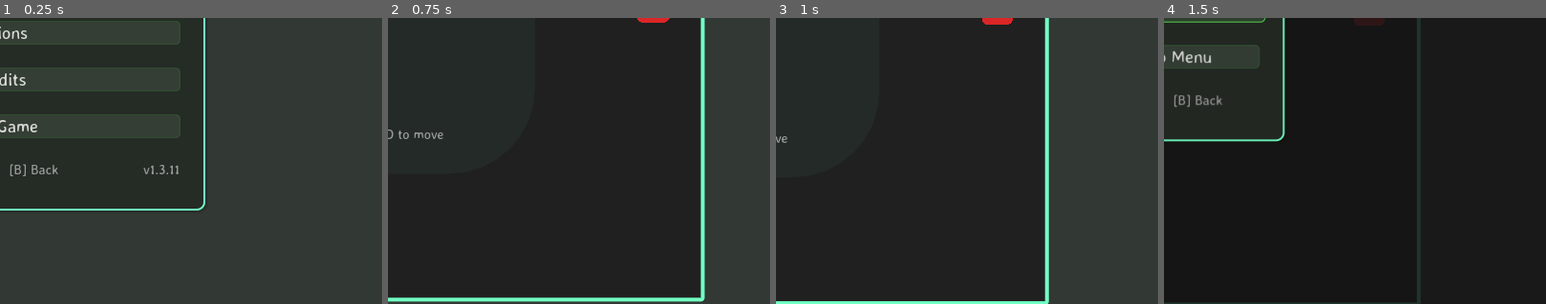
Above: before the commit, frames 1-4 (left to right).
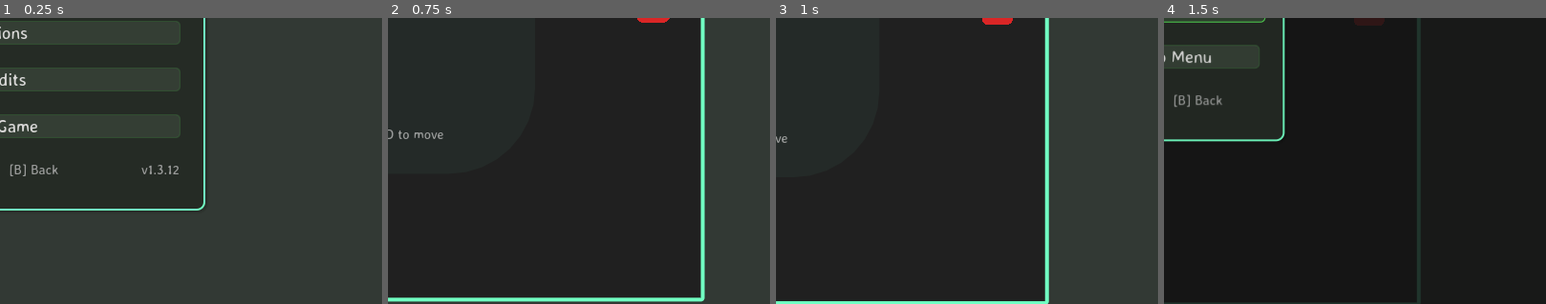
Above: after the commit, the same moments.

Repository: bluehexagons/snake2d
Game: Godot game, scene res://scenes/main/main.tscn
The game is run twice, just before and just after one commit, with the same random seed, the same clock (stepped at 60 frames per second) and the same inputs.
Inputs (mouse positions are % of the whole screen's width and height, from its top left):
- Up to frame 1 (0.25 s): no input
- Up to frame 2 (0.75 s): click "Start Game" at 0.5 s
- Up to frame 3 (1 s): no input
- Up to frame 4 (1.5 s): tap Enter at 1.25 s; move the mouse to (72, 45) at 1.27 s; hold Right (right) from 1.28 s (still down); tap P at 1.35 s; click (72, 45) at 1.42 s
The pictures show only the part of the screen within x 50-100%, y 50-100%; the shares and areas given below are measured in that part.

The runs differ from the first frame. In frame 1, 0.2% of the frame differs, in the area x 37-47%, y 51-55%; in frame 2, nothing differs; in frame 3, nothing differs; in frame 4, nothing differs.

Commit message:
Bump patch version to 1.3.12

Diff:
--- a/project.godot
+++ b/project.godot
@@ -15,7 +15,7 @@
 [application]
 
 config/name="snake"
-config/version="1.3.11"
+config/version="1.3.12"
 run/main_scene="res://scenes/main/main.tscn"
 config/features=PackedStringArray("4.7", "Mobile")
 config/icon="res://icon.svg"
